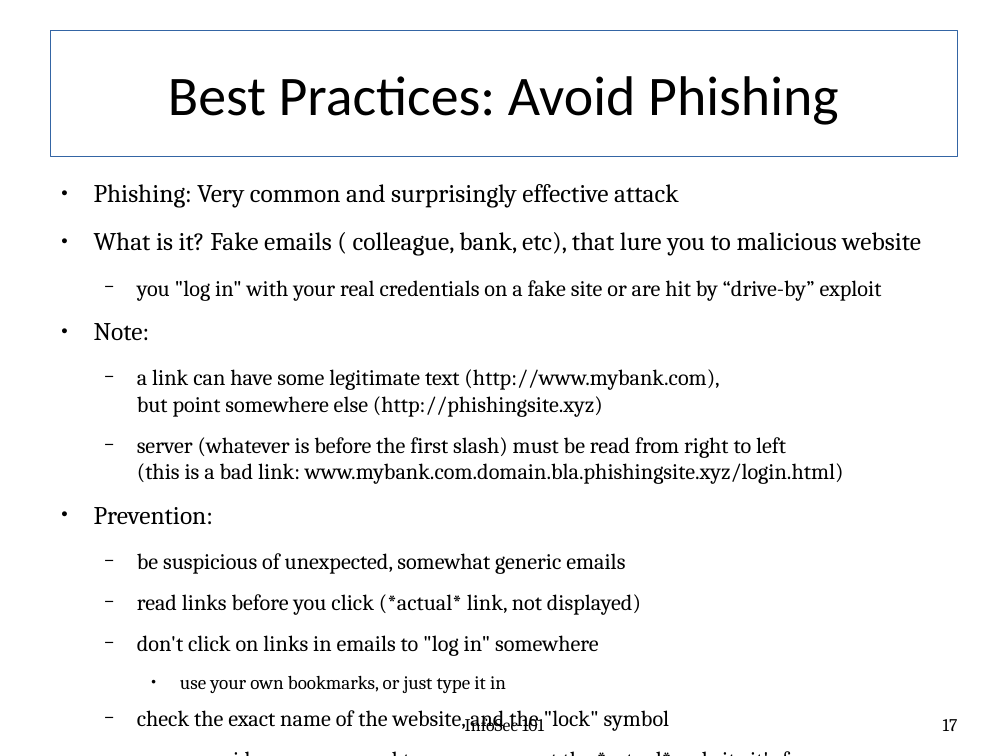
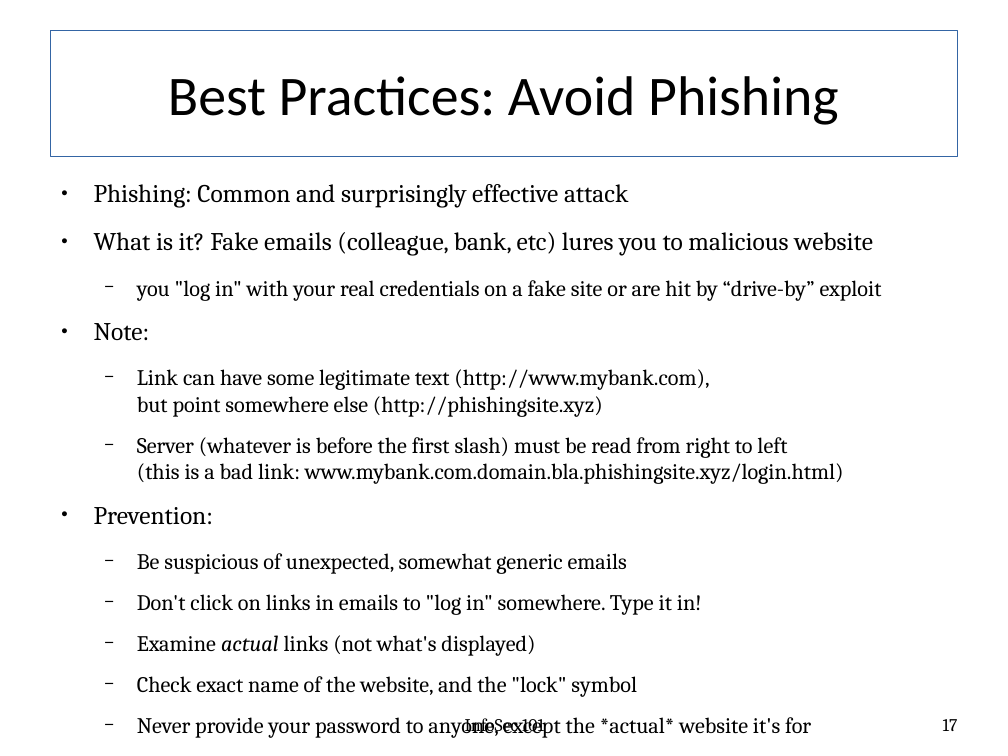
Before and after one commit to fabianlischka/InfoSec101, a slide deck: slide 17 of InfoSec101-Presentation-FCC-2015-02-26.odp. Drawn at 1008x756 pixels with LibreOffice and Linux fonts; fonts in the diff are those of the drawing. Boxes give left, top, right and bottom in pixels: in the first picture for what was removed or moved away, otherwise in the second. Text is boxed around its words. In the diff, an @@ line names an element or a change of style, - is before the commit and + after.

```diff
--- a/InfoSec101-Presentation-FCC-2015-02-26.odp
+++ b/InfoSec101-Presentation-FCC-2015-02-26.odp
@@ text at (94,184,873,256): text changed @@
-● Phishing: Very common and surprisingly effective attack
-● What is it? Fake emails ( colleague, bank, etc), that lure you to malicious website
+● Phishing: Common and surprisingly effective attack
+● What is it? Fake emails (colleague, bank, etc) lures you to malicious website
@@ text at (137,369,844,484): text changed @@
-  − a link can have some legitimate text (http://www.mybank.com),
-    but point somewhere else (http://phishingsite.xyz)
-  − server (whatever is before the first slash) must be read from right to left
-    (this is a bad link: www.mybank.com.domain.bla.phishingsite.xyz/login.html)
+  − Link can have some legitimate text (http://www.mybank.com),
+    but point somewhere else (http://phishingsite.xyz)
+  − Server (whatever is before the first slash) must be read from right to left
+    (this is a bad link: www.mybank.com.domain.bla.phishingsite.xyz/login.html)
@@ text at (137,553,702,738): text changed @@
-  − be suspicious of unexpected, somewhat generic emails
-  − read links before you click (*actual* link, not displayed)
-  − don't click on links in emails to "log in" somewhere
-    ● use your own bookmarks, or just type it in
-  − check the exact name of the website, and the "lock" symbol
-  − never provide your password to anyone, except the *actual* website it's for
+  − Be suspicious of unexpected, somewhat generic emails
+  − Don't click on links in emails to "log in" somewhere. Type it in!
+  − Examine actual links (not what's displayed)
+  − Check exact name of the website, and the "lock" symbol
+  − Never provide your password to anyone, except the *actual* website it's for
```
Also in this commit, not shown: 7 other slides changed, 25 slides added.
